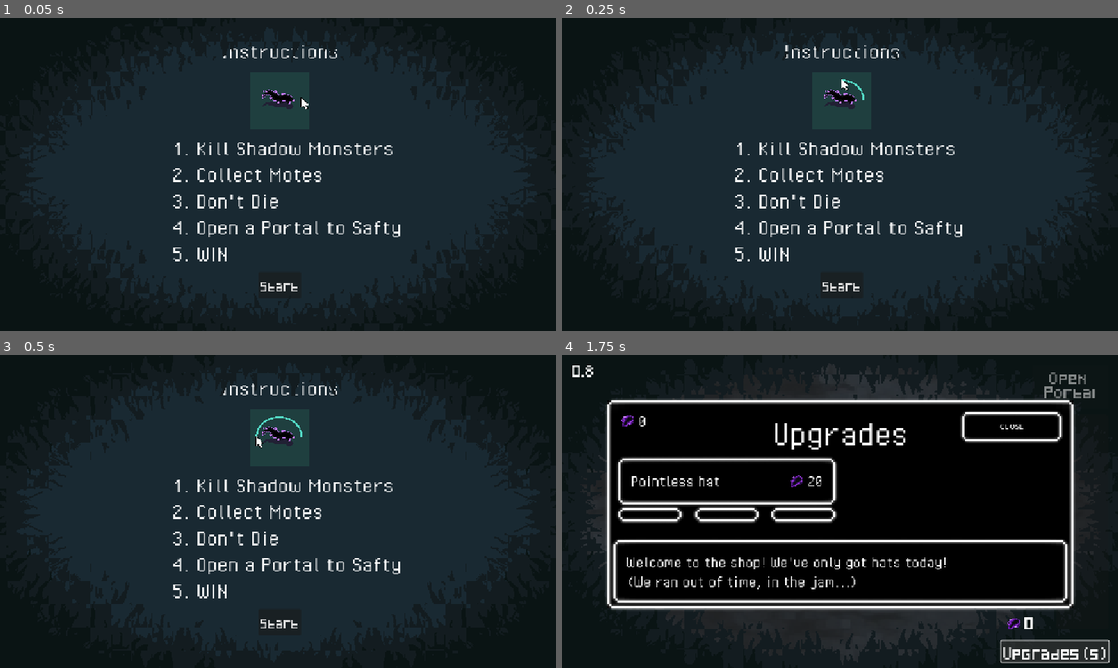
Above: before the commit, frames 1-4 (two rows, left to right).
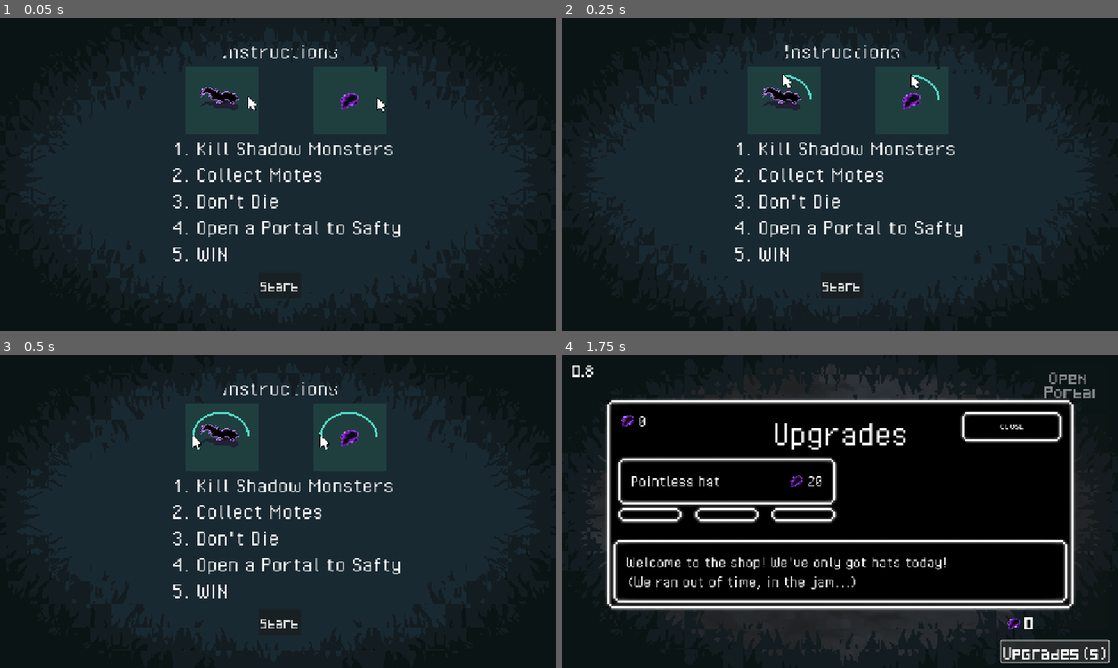
Above: after the commit, the same moments.

Repository: alifeee/loop
Game: Godot game, scene res://scenes/main.tscn
Two runs of this game, one before a commit and one after it. Both use one fixed random seed, a clock stepped at 60 frames per second and the inputs below. The engine's default icon, where the game draws it, is replaced by a stand-in: a white triangle on a blue panel in a dark square.
Inputs:
- Up to frame 1 (0.05 s): no input
- Up to frame 2 (0.25 s): no input
- Up to frame 3 (0.5 s): no input
- Up to frame 4 (1.75 s): click "Start" at 0.5 s; click "Upgrades (s)" at 1.25 s

The runs differ from the first frame. In frame 1, 0.6% of the frame differs, in the area x 36-70%, y 22-31%; in frame 2, 0.7%; in frame 3, 0.8%, in the area x 34-68%, y 18-31%; in frame 4, nothing differs.

Commit message:
feat: tutorial in 2

Diff:
--- a/scenes/start.tscn
+++ b/scenes/start.tscn
@@ -28,10 +28,6 @@
 atlas = ExtResource("3_bodal")
 region = Rect2(300, 0, 100, 100)
 
-[sub_resource type="AtlasTexture" id="AtlasTexture_8itgj"]
-atlas = ExtResource("3_bodal")
-region = Rect2(0, 100, 100, 100)
-
 [sub_resource type="AtlasTexture" id="AtlasTexture_tn317"]
 atlas = ExtResource("3_bodal")
 region = Rect2(100, 100, 100, 100)
@@ -43,10 +39,6 @@
 [sub_resource type="AtlasTexture" id="AtlasTexture_pgjjs"]
 atlas = ExtResource("3_bodal")
 region = Rect2(300, 100, 100, 100)
-
-[sub_resource type="AtlasTexture" id="AtlasTexture_1nvso"]
-atlas = ExtResource("3_bodal")
-region = Rect2(0, 200, 100, 100)
 
 [sub_resource type="AtlasTexture" id="AtlasTexture_gsp51"]
 atlas = ExtResource("3_bodal")
@@ -76,10 +68,6 @@
 atlas = ExtResource("3_bodal")
 region = Rect2(300, 300, 100, 100)
 
-[sub_resource type="AtlasTexture" id="AtlasTexture_aox1m"]
-atlas = ExtResource("3_bodal")
-region = Rect2(0, 400, 100, 100)
-
 [sub_resource type="SpriteFrames" id="SpriteFrames_hp05y"]
 animations = [{
 "frames": [{
@@ -96,9 +84,6 @@
 "texture": SubResource("AtlasTexture_4ge6i")
 }, {
 "duration": 1.0,
-"texture": SubResource("AtlasTexture_8itgj")
-}, {
-"duration": 1.0,
 "texture": SubResource("AtlasTexture_tn317")
 }, {
 "duration": 1.0,
@@ -106,10 +91,12 @@
 }, {
 "duration": 1.0,
 "texture": SubResource("AtlasTexture_pgjjs")
+}],
+"loop": true,
+"name": &"default",
+"speed": 5.0
 }, {
-"duration": 1.0,
-"texture": SubResource("AtlasTexture_1nvso")
-}, {
+"frames": [{
 "duration": 1.0,
 "texture": SubResource("AtlasTexture_gsp51")
 }, {
@@ -130,12 +117,9 @@
 }, {
 "duration": 1.0,
 "texture": SubResource("AtlasTexture_twuju")
-}, {
-"duration": 1.0,
-"texture": SubResource("AtlasTexture_aox1m")
 }],
 "loop": true,
-"name": &"default",
+"name": &"default2",
 "speed": 5.0
 }]
 
@@ -176,8 +160,15 @@
 theme_override_fonts/font = ExtResource("3_0auqf")
 text = "Start"
 
-[node name="AnimatedSprite2D" type="AnimatedSprite2D" parent="."]
-position = Vector2(579.5, 171)
-scale = Vector2(1.23, 1.18)
+[node name="AnimatedSprite2D3" type="AnimatedSprite2D" parent="."]
+position = Vector2(459, 170)
+scale = Vector2(1.5129, 1.3924)
 sprite_frames = SubResource("SpriteFrames_hp05y")
+animation = &"default2"
 autoplay = "default"
+
+[node name="AnimatedSprite2D2" type="AnimatedSprite2D" parent="."]
+position = Vector2(724, 170)
+scale = Vector2(1.5129, 1.3924)
+sprite_frames = SubResource("SpriteFrames_hp05y")
+autoplay = "default2"
Not shown: 1 places in scenes/shop_button.tscn that only renumber resources
Not shown: 1 places in scenes/start.tscn that only renumber resources
